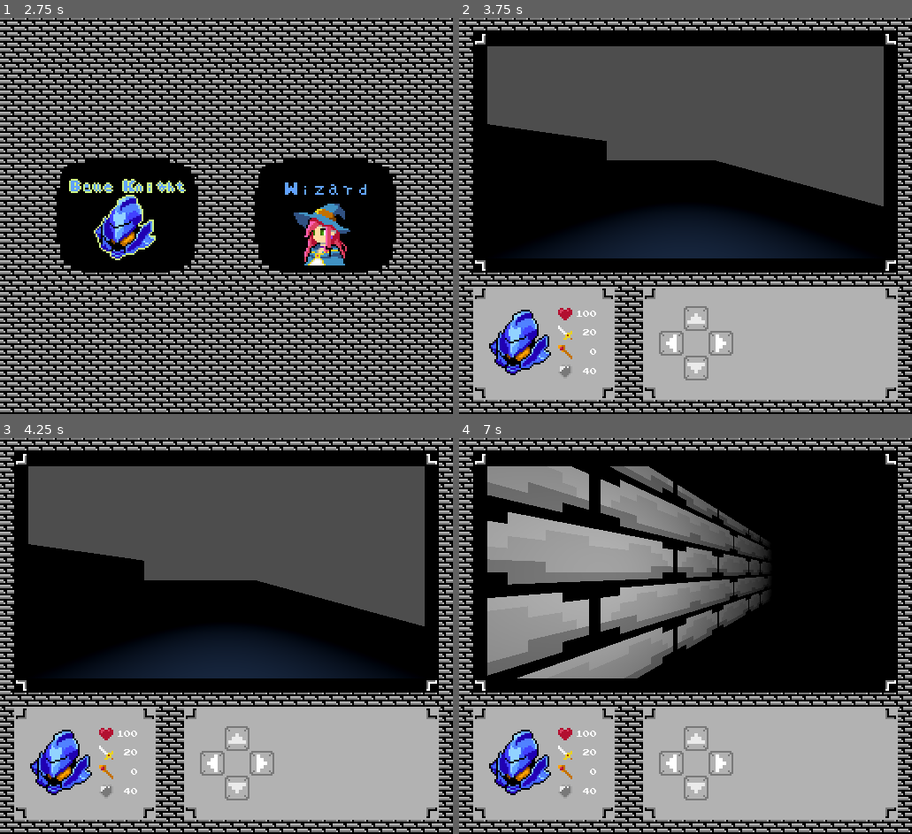
Above: before the commit, frames 1-4 (two rows, left to right).
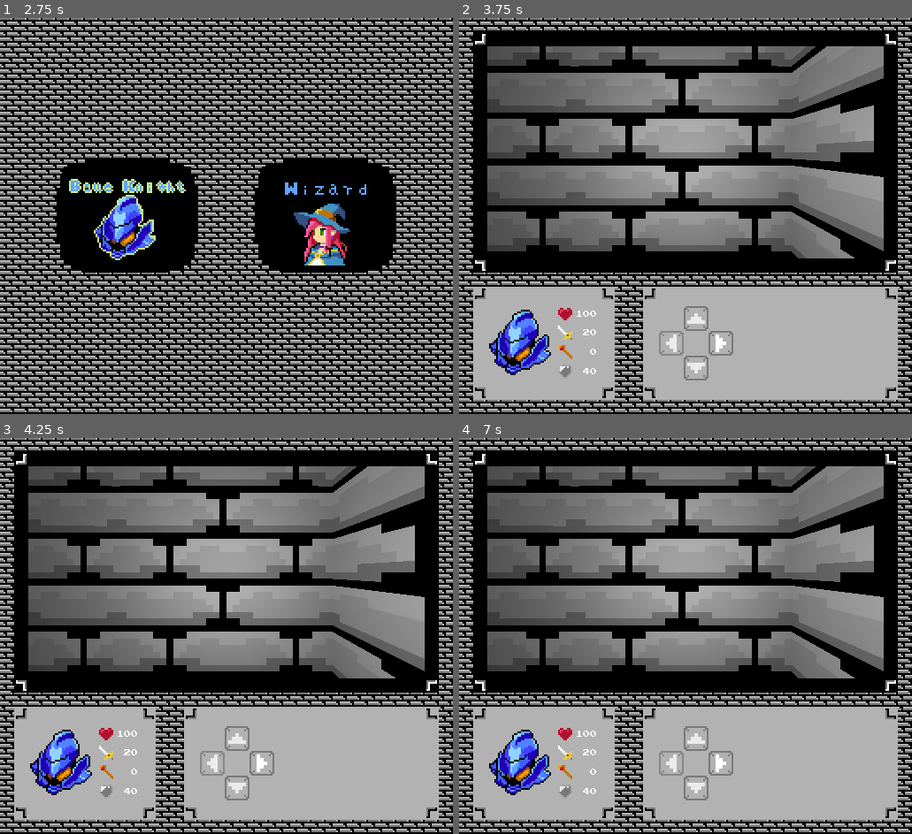
Above: after the commit, the same moments.

Repository: DevSkully/DRPG
Game: Godot game, scene res://tscn/main_menu.tscn
The game is run twice, just before and just after one commit, with the same random seed, the same clock (stepped at 60 frames per second) and the same inputs. Sound files missing from this copy of the repository are replaced by a short silence.
Inputs (mouse positions are in pixels of both pictures, inside the frame that each line leads up to):
- Up to frame 1 (2.75 s): click (226, 326) at 0.5 s; click (126, 216) at 1.25 s; click (326, 216) at 2 s
- Up to frame 2 (3.75 s): tap Enter (Start) at 2.75, 2.85 s; move the mouse to (785, 196) at 2.77 s; hold D (Right) 2.78-3.5 s; click (694, 318) at 3.5 s
- Up to frame 3 (4.25 s): no input
- Up to frame 4 (7 s): click (694, 786) at 4.25 s; click (721, 762) at 5 s; click (671, 762) at 5.75 s; tap Enter (Start) at 6.5, 6.6 s; move the mouse to (594, 655) at 6.52 s; hold S (Down) from 6.53 s (still down)

Frame 1 is identical in both runs. In frame 2, 38% of the frame differs, in the area x 6-94%, y 7-61%; in frame 3, 38%; in frame 4, 35%.
Error after the commit: Invalid call. Nonexistent function 'create_timer' in base 'Node3D (Player3D)'. (res://Code/GUI_Scripts/Action_Picker.gd:22)

Commit message:
Update 0.0.2.8
Action Picker update

Diff:
--- a/Code/3d_Player.gd
+++ b/Code/3d_Player.gd
@@ -16,6 +16,7 @@
 func _ready() -> void:
 	GameManager.setPlayer(self)
 	Call_Character_Information.emit(Char_Info)
+	SignalBus.on_player_action_update.connect(SignalBus.update_emit)
 
 func Camera_Position()->void:
 	PlayerCamera.position = self.position
@@ -27,12 +28,16 @@
 			return
 	if Input.is_action_just_pressed("Up") and not FrontRay.is_colliding():
 		vertical_movement(-1)
+		SignalBus.movement_update(0)
 	if Input.is_action_just_pressed("Down") and not BackRay.is_colliding():
 		vertical_movement(1)
+		SignalBus.movement_update(1)
 	if Input.is_action_just_pressed("Left"):
 		horizontal_movement(1)
+		SignalBus.movement_update(2)
 	if Input.is_action_just_pressed("Right"):
 		horizontal_movement(-1)
+		SignalBus.movement_update(3)
 
 func vertical_movement(num:int)->void:
 	tween = create_tween().set_trans(Tween.TRANS_QUAD).set_ease(Tween.EASE_OUT)
--- a/Code/GUI_Scripts/Action_Picker.gd
+++ b/Code/GUI_Scripts/Action_Picker.gd
@@ -1,17 +1,29 @@
-extends Control
+class_name Action_Picker extends Control
 
 @onready var Player:Player3D = GameManager.Player
+@onready var Base_Controls = $Base_with_Controls
+@onready var Base_Controls_children:Array = Base_Controls.get_children()
 
 func upButton_Pressed()->void:
 	Player.vertical_movement(-1)
+	texture_button_modulate(Base_Controls_children[0])
 func downButton_Pressed()->void:
 	Player.vertical_movement(1)
+	texture_button_modulate(Base_Controls_children[1])
 func rightButton_Pressed()->void:
 	Player.horizontal_movement(-1)
+	texture_button_modulate(Base_Controls_children[2])
 func leftButton_Pressed()->void:
 	Player.horizontal_movement(1)
+	texture_button_modulate(Base_Controls_children[3])
+
+func texture_button_modulate(button:TextureButton)->void:
+	button.set_modulate(Color(1,1,1,0.75))
+	get_parent().create_timer(1).timeout
+	button.set_modulate(Color(1,1,1,1))
+
+func _ready() -> void:
+	SignalBus.set_gui(self)
 
 func _process(delta: float) -> void:
-	Player = GameManager.Player
-	if !Player:
-		print("whay?>")
+	pass
--- /dev/null
+++ b/Code/Management_Scripts/signal_bus.gd
@@ -0,0 +1,16 @@
+class_name Signal_Bus extends Node
+
+signal on_player_action_update(int)
+
+var player_graphic_user_interface : set = set_gui
+func set_gui(new_value:Action_Picker)->void:
+	player_graphic_user_interface = new_value
+
+func movement_update(value:int)->void:
+	self.on_player_action_update.emit(value)
+
+func movement_disconnect()->void:
+	self.on_player_action_update.disconnect(update_emit)
+
+func update_emit(value:int)->void:
+	player_graphic_user_interface.texture_button_modulate(player_graphic_user_interface.Base_Controls_children[value])
--- a/project.godot
+++ b/project.godot
@@ -20,6 +20,7 @@
 GameManager="*res://Code/Management_Scripts/game_manager.gd"
 AudioManager="*res://tscn/UI/AudioManager.tscn"
 Signal_Debugger="*res://addons/SignalVisualizer/Debugger/SignalDebugger.gd"
+SignalBus="*res://Code/Management_Scripts/signal_bus.gd"
 
 [display]
 
--- a/tscn/Gui/Action_Picker_UI.tscn
+++ b/tscn/Gui/Action_Picker_UI.tscn
@@ -18,7 +18,12 @@
 scale = Vector2(2, 2)
 script = ExtResource("1_x7hho")
 
-[node name="Up_Button" type="TextureButton" parent="."]
+[node name="Base_with_Controls" type="Control" parent="."]
+anchors_preset = 0
+offset_right = 40.0
+offset_bottom = 40.0
+
+[node name="Up_Button" type="TextureButton" parent="Base_with_Controls"]
 layout_mode = 0
 offset_left = 14.0
 offset_top = 2.0
@@ -26,7 +31,7 @@
 offset_bottom = 18.0
 texture_normal = ExtResource("2_g6skk")
 
-[node name="Down_Button" type="TextureButton" parent="."]
+[node name="Down_Button" type="TextureButton" parent="Base_with_Controls"]
 layout_mode = 0
 offset_left = 14.0
 offset_top = 30.0
@@ -34,7 +39,7 @@
 offset_bottom = 46.0
 texture_normal = ExtResource("3_li5gw")
 
-[node name="Right_Button" type="TextureButton" parent="."]
+[node name="Right_Button" type="TextureButton" parent="Base_with_Controls"]
 layout_mode = 0
 offset_left = 28.0
 offset_top = 16.0
@@ -42,14 +47,14 @@
 offset_bottom = 32.0
 texture_normal = ExtResource("4_cvplj")
 
-[node name="Left_Button" type="TextureButton" parent="."]
+[node name="Left_Button" type="TextureButton" parent="Base_with_Controls"]
 layout_mode = 0
 offset_top = 16.0
 offset_right = 16.0
 offset_bottom = 32.0
 texture_normal = ExtResource("5_yvy56")
 
-[connection signal="pressed" from="Up_Button" to="." method="upButton_Pressed"]
-[connection signal="pressed" from="Down_Button" to="." method="downButton_Pressed"]
-[connection signal="pressed" from="Right_Button" to="." method="rightButton_Pressed"]
-[connection signal="pressed" from="Left_Button" to="." method="leftButton_Pressed"]
+[connection signal="pressed" from="Base_with_Controls/Up_Button" to="." method="upButton_Pressed"]
+[connection signal="pressed" from="Base_with_Controls/Down_Button" to="." method="downButton_Pressed"]
+[connection signal="pressed" from="Base_with_Controls/Right_Button" to="." method="rightButton_Pressed"]
+[connection signal="pressed" from="Base_with_Controls/Left_Button" to="." method="leftButton_Pressed"]
--- /dev/null
+++ b/tscn/Gui/Pause_State.tscn
@@ -0,0 +1,9 @@
+[gd_scene format=3 uid="uid://dd6pp6pbmo0bi"]
+
+[node name="PauseState" type="Control"]
+layout_mode = 3
+anchors_preset = 15
+anchor_right = 1.0
+anchor_bottom = 1.0
+grow_horizontal = 2
+grow_vertical = 2
Not shown, added: Code/Management_Scripts/signal_bus.gd.uid
